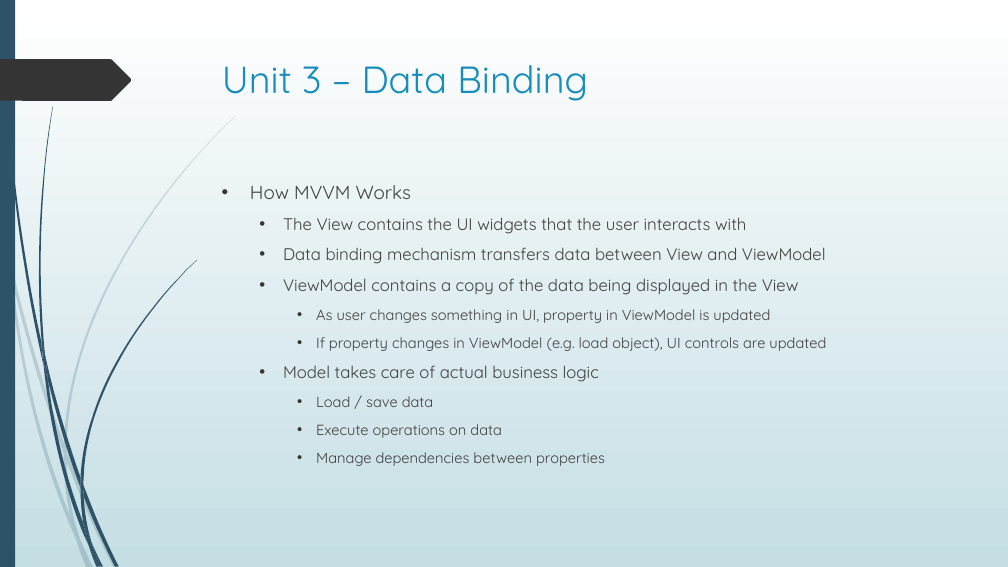
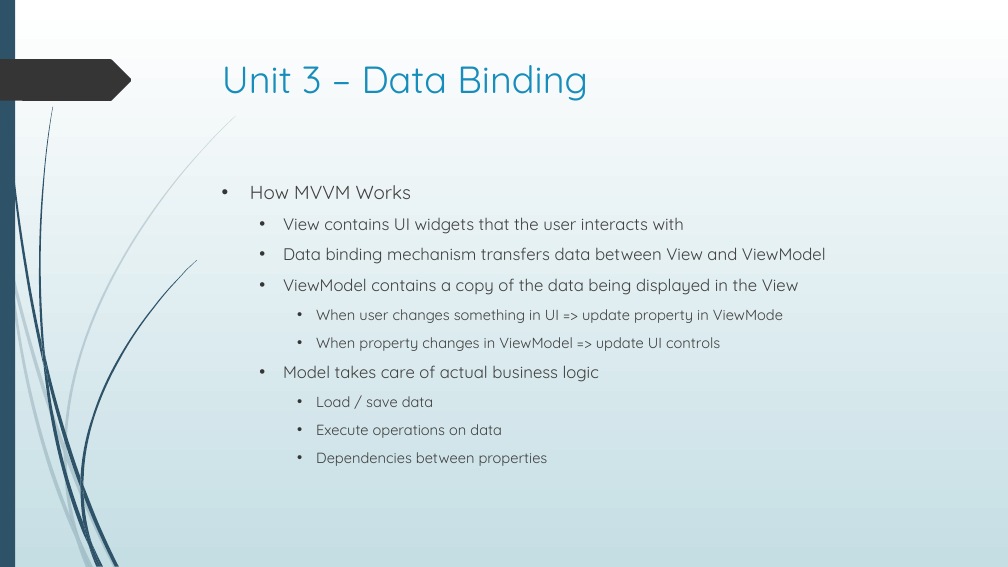
Before and after one commit to seanpsexton/wpf-workshop-solutions, a slide deck: slide 19 of WPF-Workshop-Sexton-Oct2023.pptx. Drawn at 1008x567 pixels with LibreOffice and Linux fonts; fonts in the diff are those of the drawing. Boxes give left, top, right and bottom in pixels: in the first picture for what was removed or moved away, otherwise in the second. Text is boxed around its words. In the diff, an @@ line names an element or a change of style, - is before the commit and + after.

Commit message:
Edit PPT for wording

```diff
--- a/WPF-Workshop-Sexton-Oct2023.pptx
+++ b/WPF-Workshop-Sexton-Oct2023.pptx
@@ text at <box>283,217,684,234</box>: text changed @@
-  • The View contains the UI widgets that the user interacts with
+  • View contains UI widgets that the user interacts with
@@ text at <box>316,309,783,351</box>: text changed @@
-    • As user changes something in UI, property in ViewModel is updated
-    • If property changes in ViewModel (e.g. load object), UI controls are updated
+    • When user changes something in UI => update property in ViewMode
+    • When property changes in ViewModel => update UI controls
@@ text at <box>316,452,548,466</box>: text changed @@
-    • Manage dependencies between properties
+    • Dependencies between properties
```
Also in this commit, not shown: 50 other slides changed.
